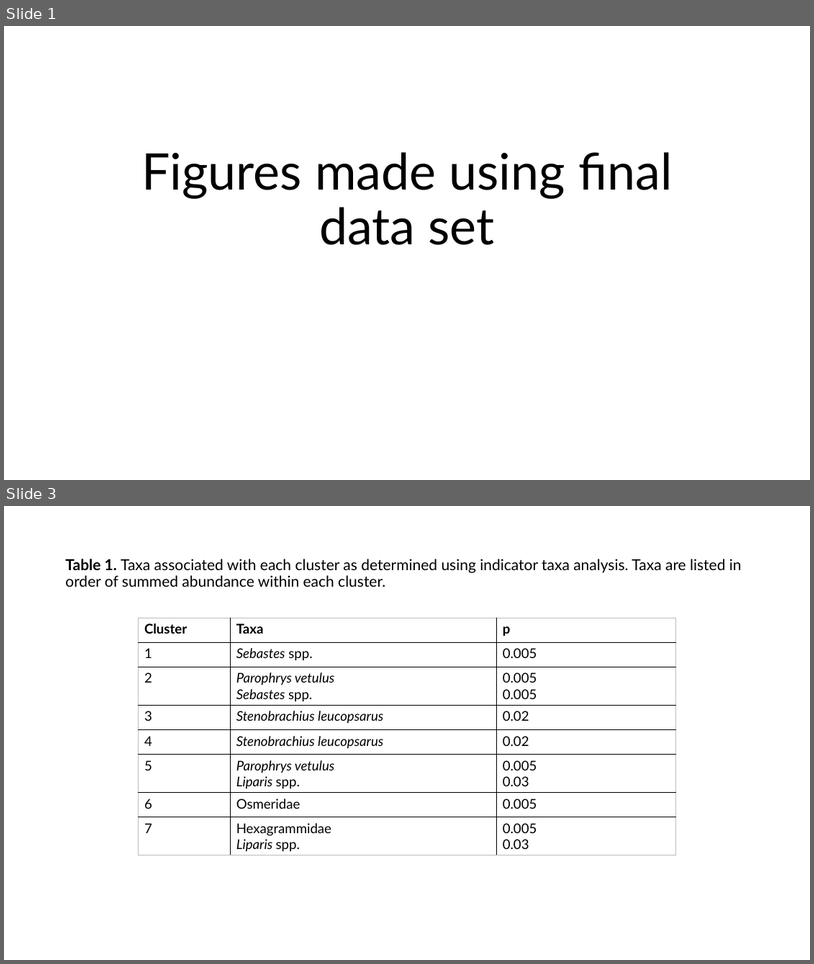
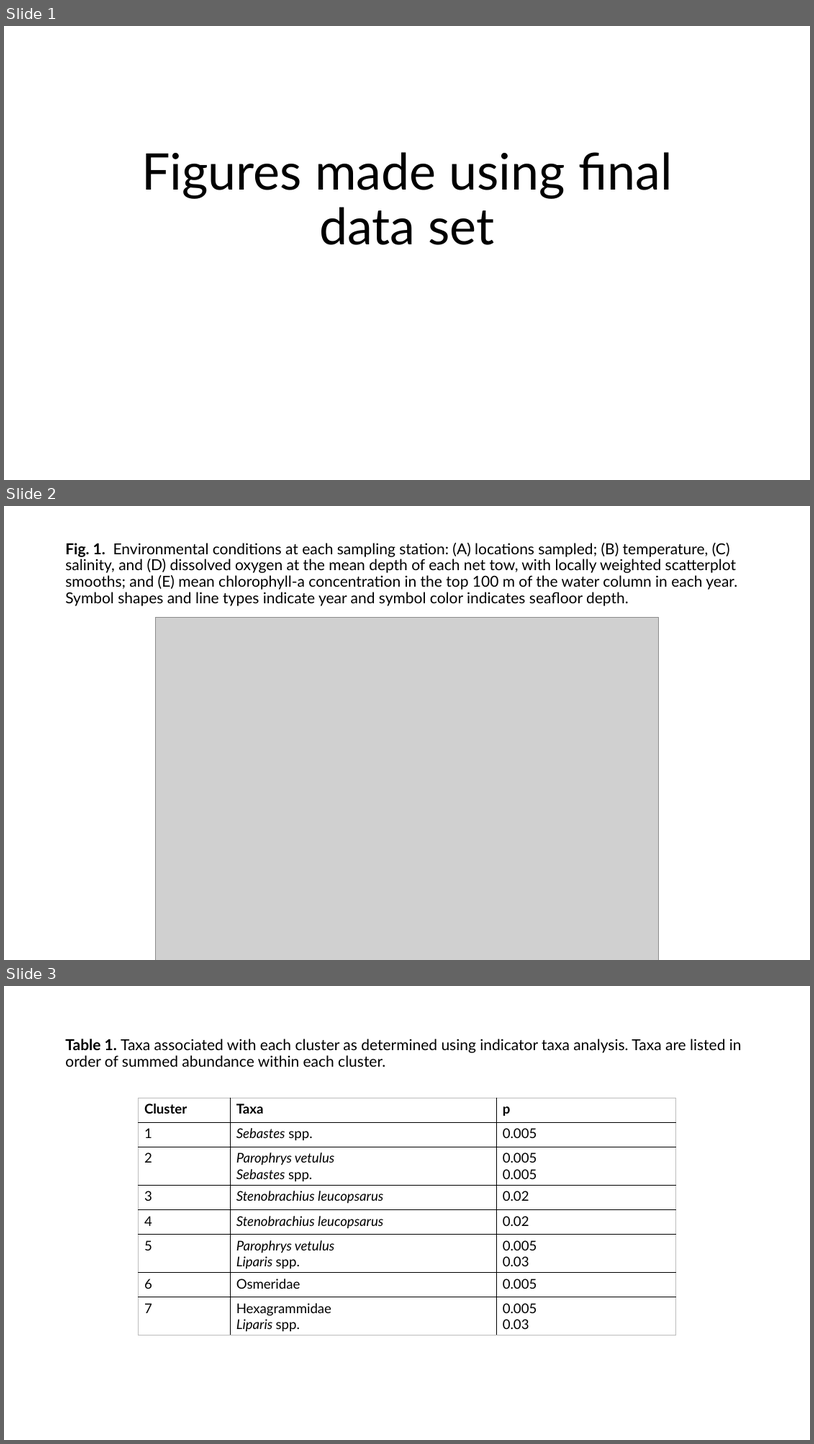
Before and after one commit to LukeABobay/larval-fish-community-analysis, a slide deck: Figures and tables final data set.pptx. Shown one above the other, each under a label of ours: slides 1 and 3 before the commit, slides 1, 2 and 3 after it; the slides between them are not shown. The pictures are 814x964 and 814x1444 pixels, drawn with LibreOffice and Linux fonts; fonts in the diff are those of the drawing; grey boxes stand for pictures. Boxes give left, top, right and bottom in pixels: in the first picture for what was removed or moved away, otherwise in the second. Text is boxed around its words. In the diff, an @@ line names an element or a change of style, - is before the commit and + after.

```diff
--- a/Figures and tables final data set.pptx
+++ b/Figures and tables final data set.pptx
@@ slide 2 added at [4, 506, 810, 960], background #FFFFFF @@
@@ title added at [65, 543, 738, 606], 18 pt, text #000000 @@
+Fig. 1. Environmental conditions at each sampling station: (A) locations sampled; (B) temperature, (C) salinity, and (D) dissolved oxygen at the mean depth of each net tow, with locally weighted scatterplot smooths; and (E) mean chlorophyll-a concentration in the top 100 m of the water column in each year. Symbol shapes and line types indicate year and symbol color indicates seafloor depth.
@@ picture added at [156, 618, 659, 960] @@
```
Also in this commit, not shown: 1 slide changed, 1 slide removed, 1 other file.
